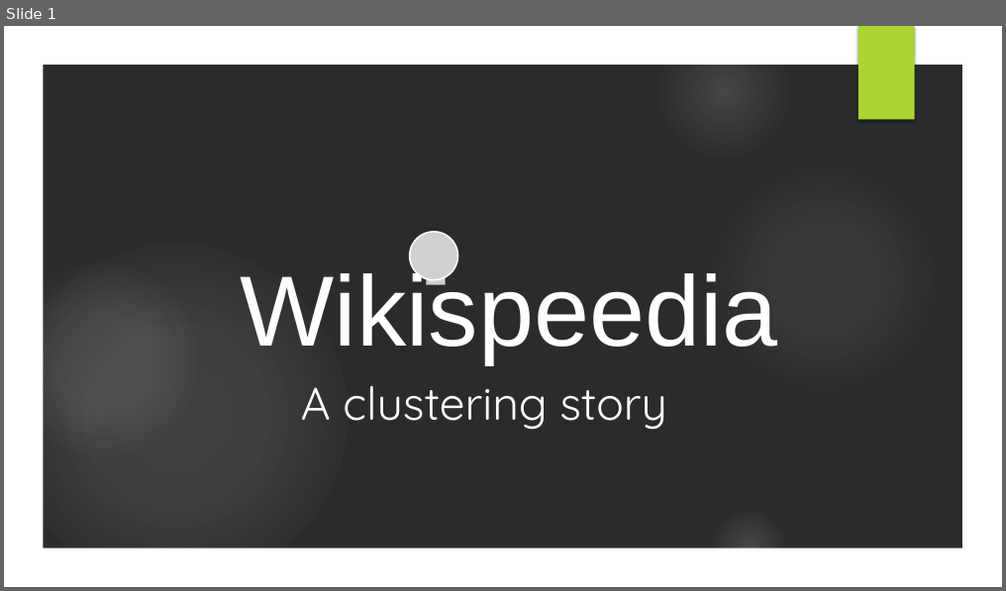
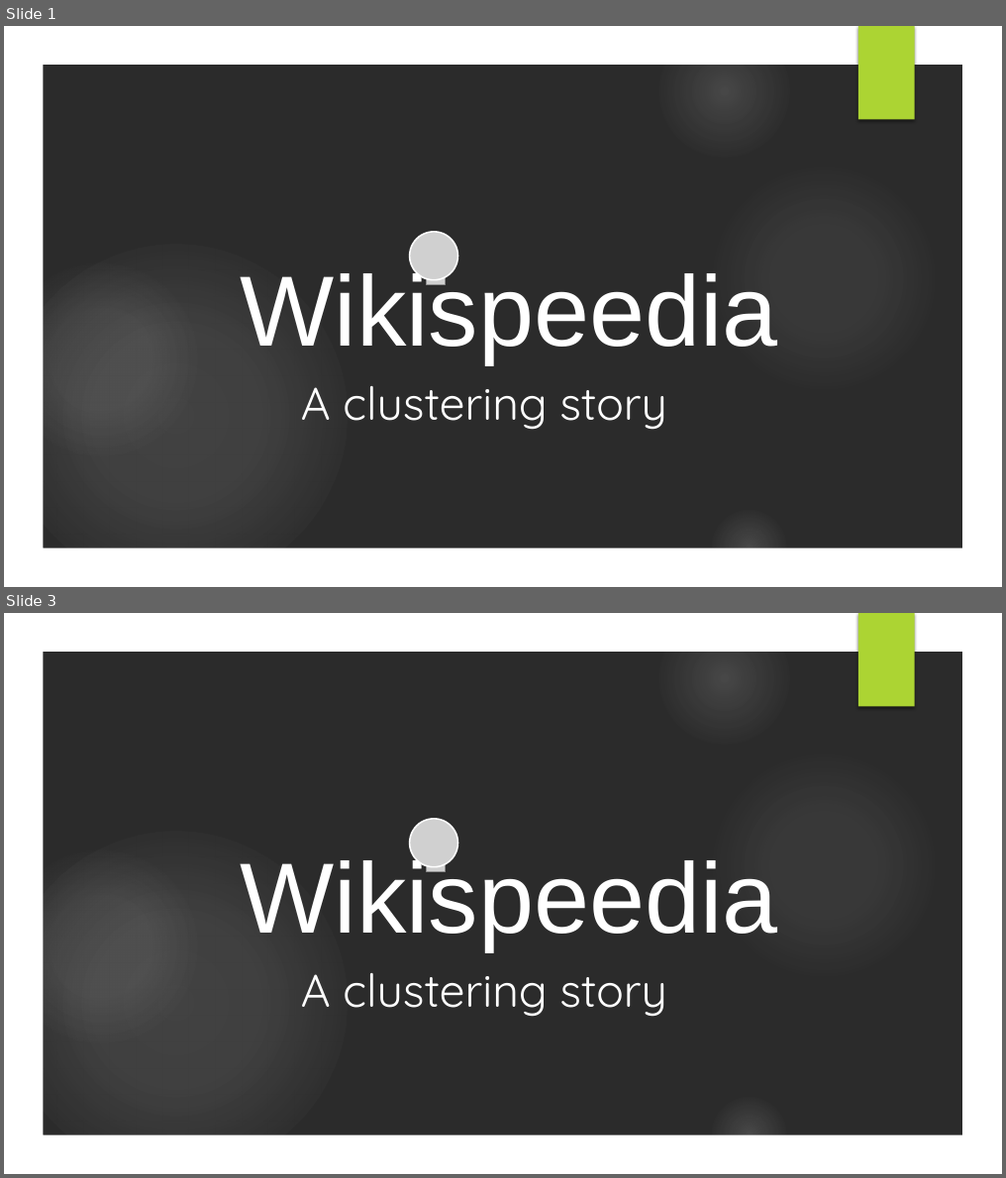
Before and after one commit to epfl-ada/ada-2023-project-adamants, a slide deck: p3_code/res/logo.pptx. Shown one above the other, each under a label of ours: slide 1 before the commit, slides 1 and 3 after it; the slides between them are not shown. The pictures are 1006x591 and 1006x1178 pixels, drawn with LibreOffice and Linux fonts; fonts in the diff are those of the drawing; grey boxes stand for pictures; background and template pictures are left out; a plain dark background stands for a picture behind light text. Boxes give left, top, right and bottom in pixels: in the first picture for what was removed or moved away, otherwise in the second. Text is boxed around its words. In the diff, an @@ line names an element or a change of style, - is before the commit and + after.

```diff
--- a/p3_code/res/logo.pptx
+++ b/p3_code/res/logo.pptx
@@ slide 3 added at box(4, 613, 1002, 1174), background picture (left out); not listed: 7 template elements that a slide beside it also shows @@
@@ picture added at box(410, 819, 458, 867) @@
@@ text added at box(241, 854, 778, 952), 96 pt, text #FFFFFF @@
+Wikispeedia
@@ picture added at box(426, 854, 445, 871) @@
@@ text added at box(301, 973, 667, 1017), 44 pt, text #FFFFFF @@
+A clustering story
```
Also in this commit, not shown: 3 other files.
